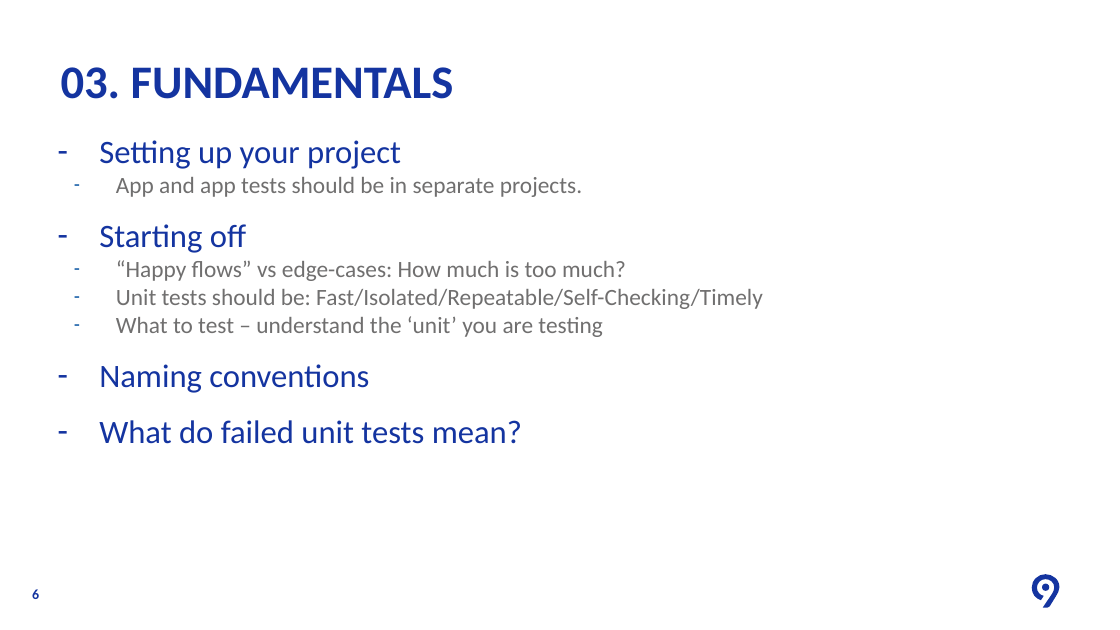
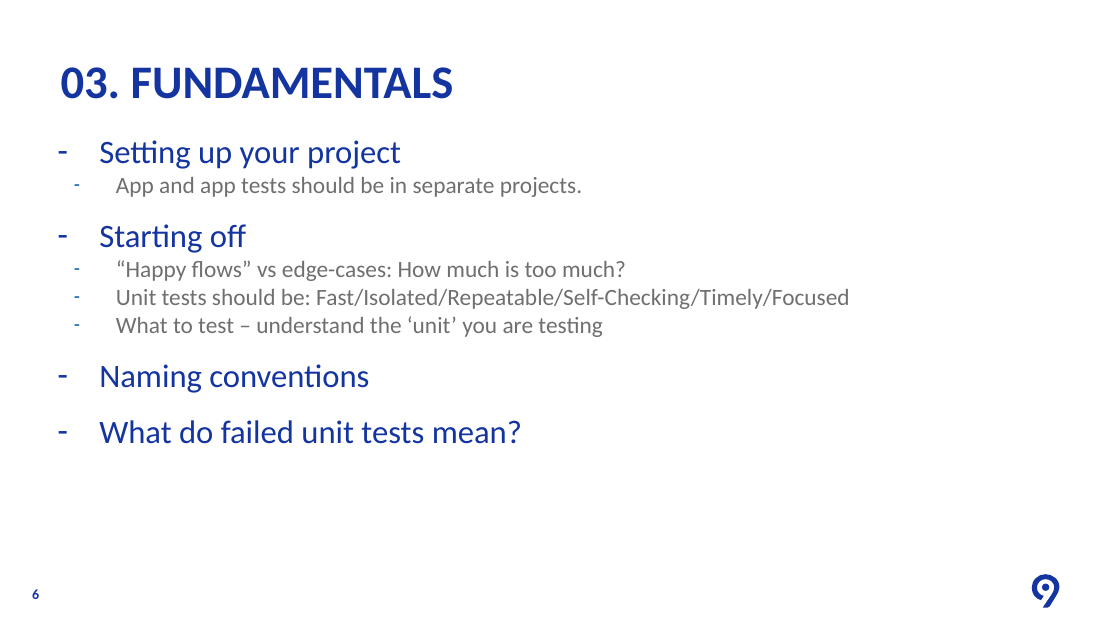
Before and after one commit to zivanovicj/Code9-Workshop, a slide deck: slide 6 of Code9 2022 - Unit Testing in C.pptx. Drawn at 1120x630 pixels with LibreOffice and Linux fonts; fonts in the diff are those of the drawing; background and template pictures are left out. Boxes give left, top, right and bottom in pixels: in the first picture for what was removed or moved away, otherwise in the second. Text is boxed around its words. In the diff, an @@ line names an element or a change of style, - is before the commit and + after.

```diff
--- a/Code9 2022 - Unit Testing in C.pptx
+++ b/Code9 2022 - Unit Testing in C.pptx
@@ text at box(116, 289, 850, 309): text changed @@
-    – Unit tests should be: Fast/Isolated/Repeatable/Self-Checking/Timely
+    – Unit tests should be: Fast/Isolated/Repeatable/Self-Checking/Timely/Focused
```
Also in this commit, not shown: 4 other slides changed.
